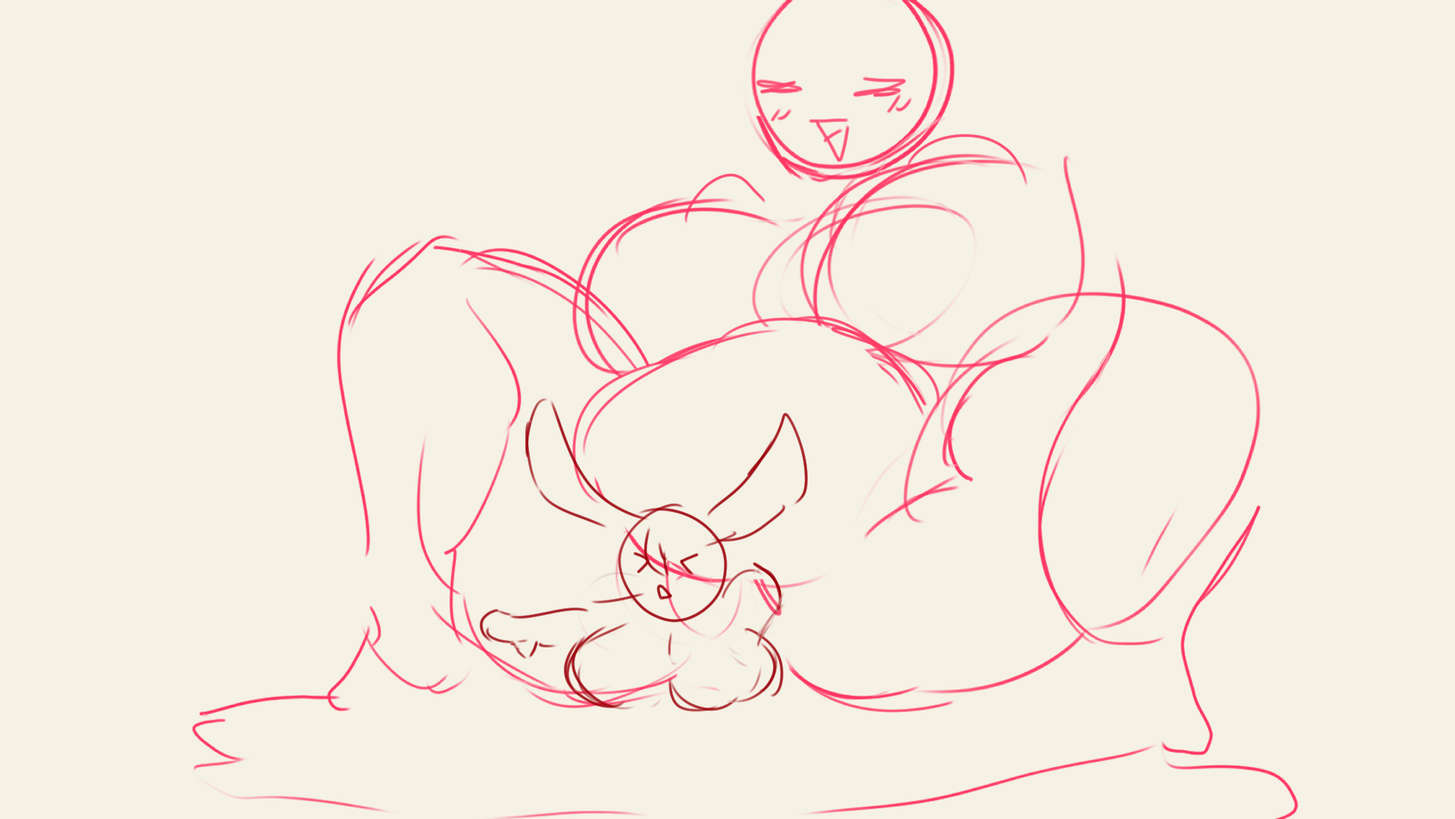
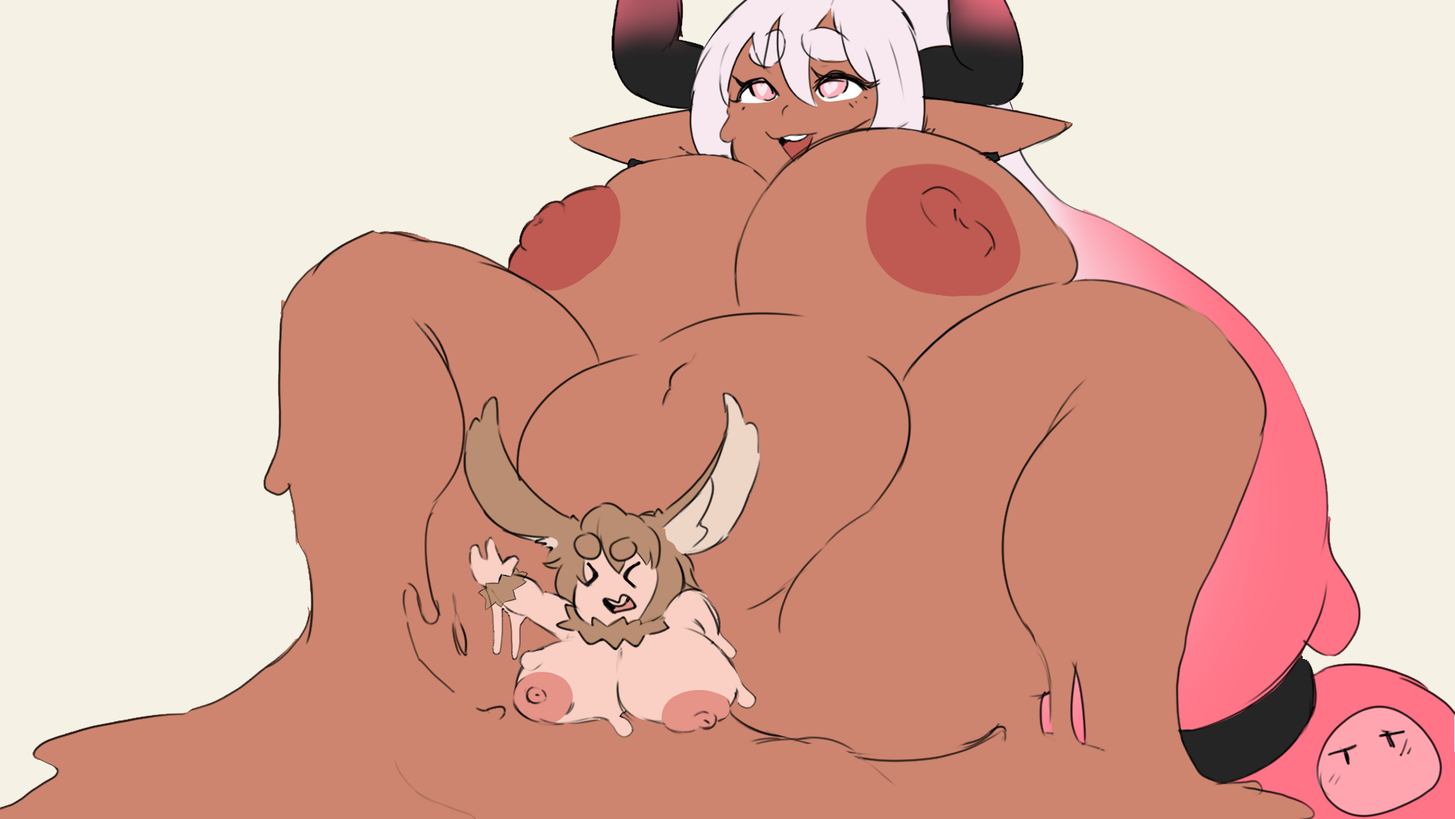
The second 1455 × 819 image is a revision of the first. Changes to its layers:
added layer "extra lines" in group "Escape" over [477,0,1015,611]
added layer "Lines" in group "Escape" over [0,0,1455,819]
added group "Kurin" with 4 layers in group "Escape" over [419,325,780,746]
added layer "light brown" in group "Kurin" over [501,386,768,556]
added layer "brown" in group "Kurin" over [454,360,780,650]
added layer "pink" (1st of 2, in "Escape" › "Kurin") in group "Kurin" over [510,598,732,746]
added layer "Base" in group "Kurin" over [419,325,761,738]
added group "Maki" with 8 layers in group "Escape" over [504,0,1455,819]
added layer "lightpink" (60%) in group "Maki" over [1316,707,1441,816]
added layer "Layer 1" in group "Maki" over [767,153,1455,819]
added layer "pinkishwhite" in group "Maki" over [689,0,1455,819]
added layer "pink" (2nd of 2, in "Escape" › "Maki") in group "Maki" over [751,75,847,101]
added layer "darkpink" in group "Maki" over [504,133,1022,298]
added layer "Layer 3" in group "Maki" over [610,0,1025,66]
added layer "black" in group "Maki" over [579,0,1319,783]
added layer "white" in group "Maki" over [737,76,863,142]
added layer "Layer 2" in group "Escape" over [0,0,1455,819]
hid "Layer 12", opacity 100% → 10% over [479,397,809,712]
hid "Layer 10", opacity 100% → 26% over [191,0,1299,819]
